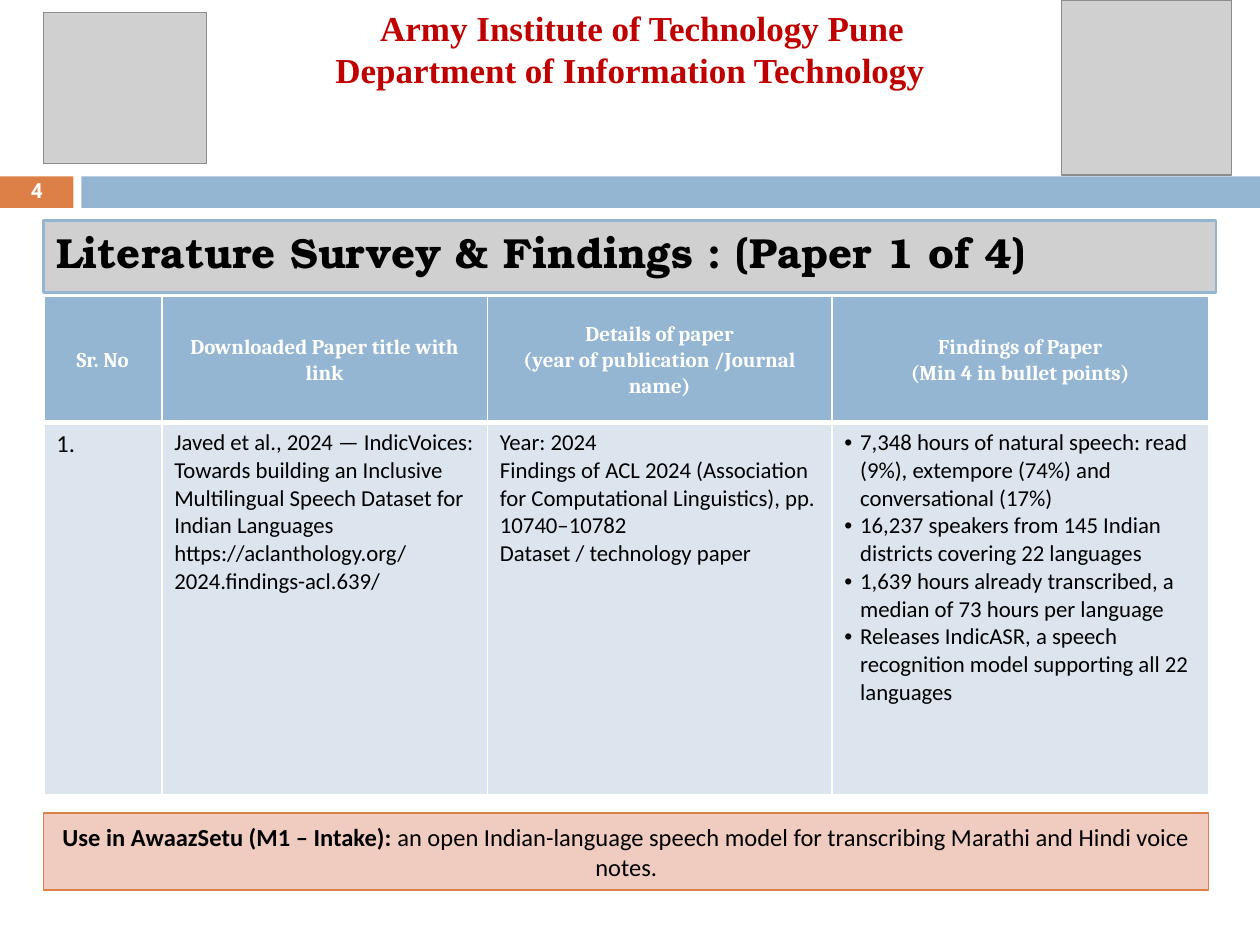
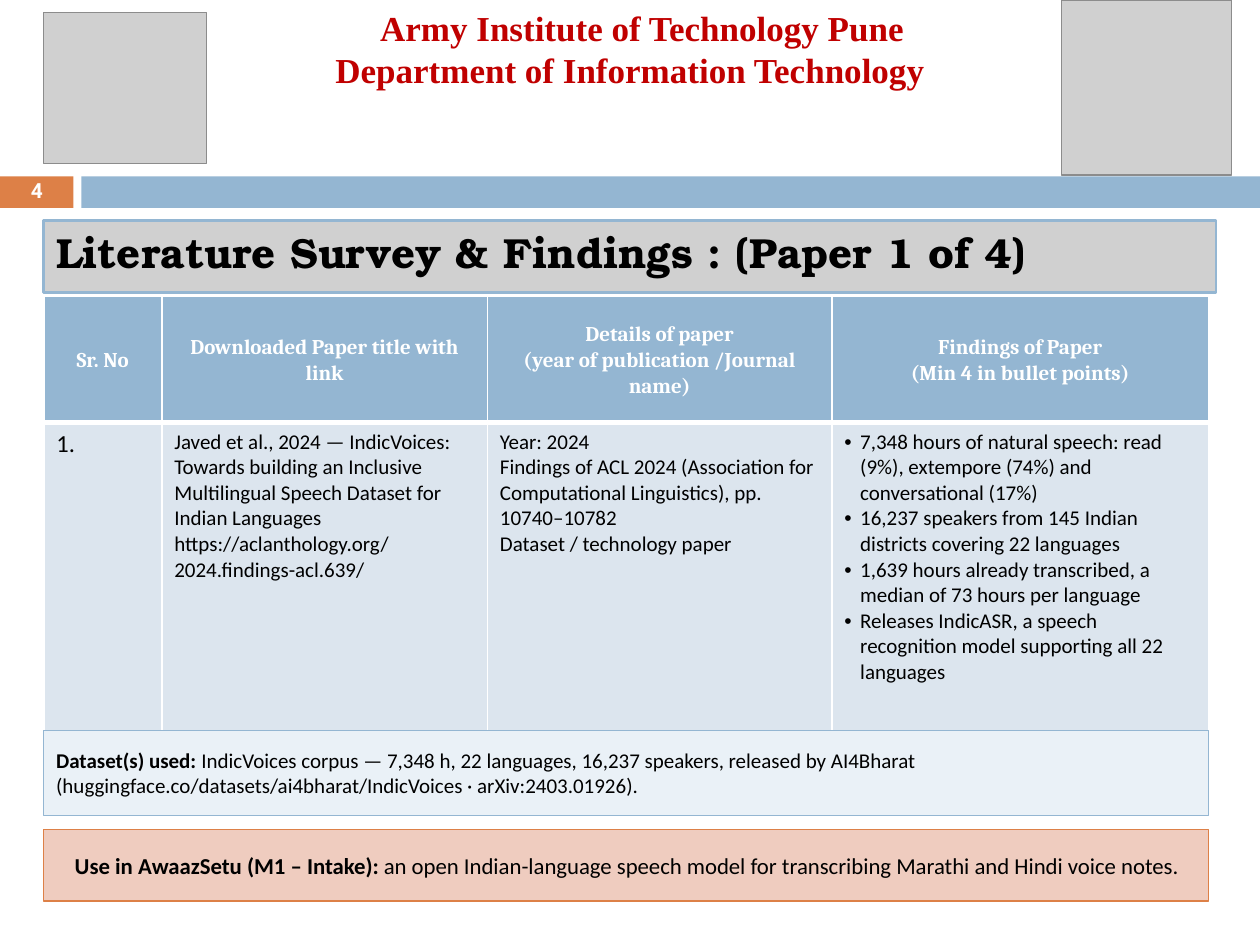
Before and after one commit to harshwardhan-kp/awaazsetu, a slide deck: slide 4 of submission/CEP_Review_II_AwaazSetu.pptx. Drawn at 1260x945 pixels with LibreOffice and Linux fonts; fonts in the diff are those of the drawing; grey boxes stand for pictures. Boxes give left, top, right and bottom in pixels: in the first picture for what was removed or moved away, otherwise in the second. Text is boxed around its words. In the diff, an @@ line names an element or a change of style, - is before the commit and + after.

```diff
--- a/submission/CEP_Review_II_AwaazSetu.pptx
+++ b/submission/CEP_Review_II_AwaazSetu.pptx
@@ table at box(44, 296, 1208, 866) @@
@@ size 13 to 12 pt in "Javed et al., 2024 — IndicVoices: Towards ...", "https://aclanthology.org/2024.findings-acl.639/", "Year: 2024", "Findings of ACL 2024 (Association for Computational ..." and 5 more places @@
@@ rectangle added at box(44, 731, 1210, 816), fill #EAF1F7, outline #94B6D2 0.75 pt, 12 pt, text #000000 @@
+Dataset(s) used: IndicVoices corpus — 7,348 h, 22 languages, 16,237 speakers, released by AI4Bharat (huggingface.co/datasets/ai4bharat/IndicVoices · arXiv:2403.01926).
@@ rectangle "Use in AwaazSetu (M1 – ...": place and size @@
-rectangle "Use in AwaazSetu (M1 – ..." at box(44, 813, 1210, 890)
+rectangle "Use in AwaazSetu (M1 – ..." at box(44, 829, 1210, 901)
@@ rectangle "Use in AwaazSetu (M1 – ..." at box(44, 829, 1210, 901): size 14 to 13 pt @@
```
Also in this commit, not shown: 3 other slides changed, 1 other file.
